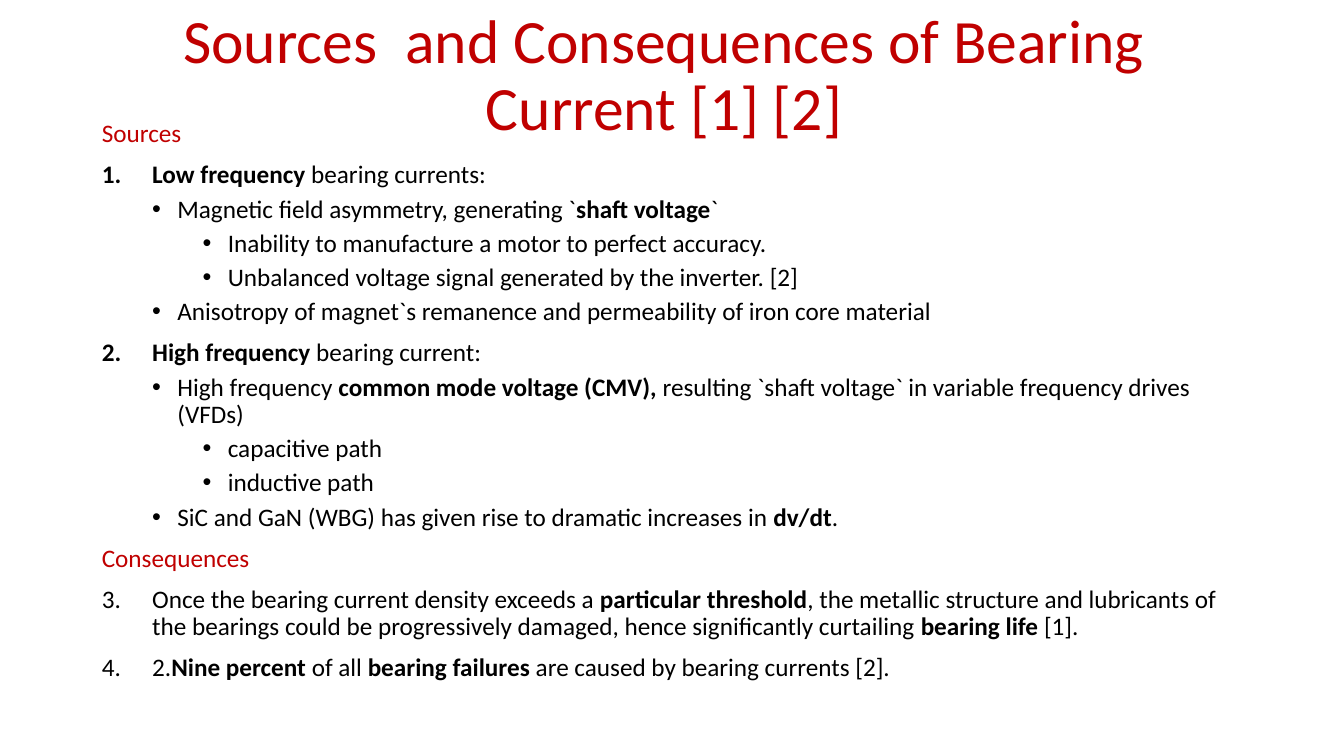
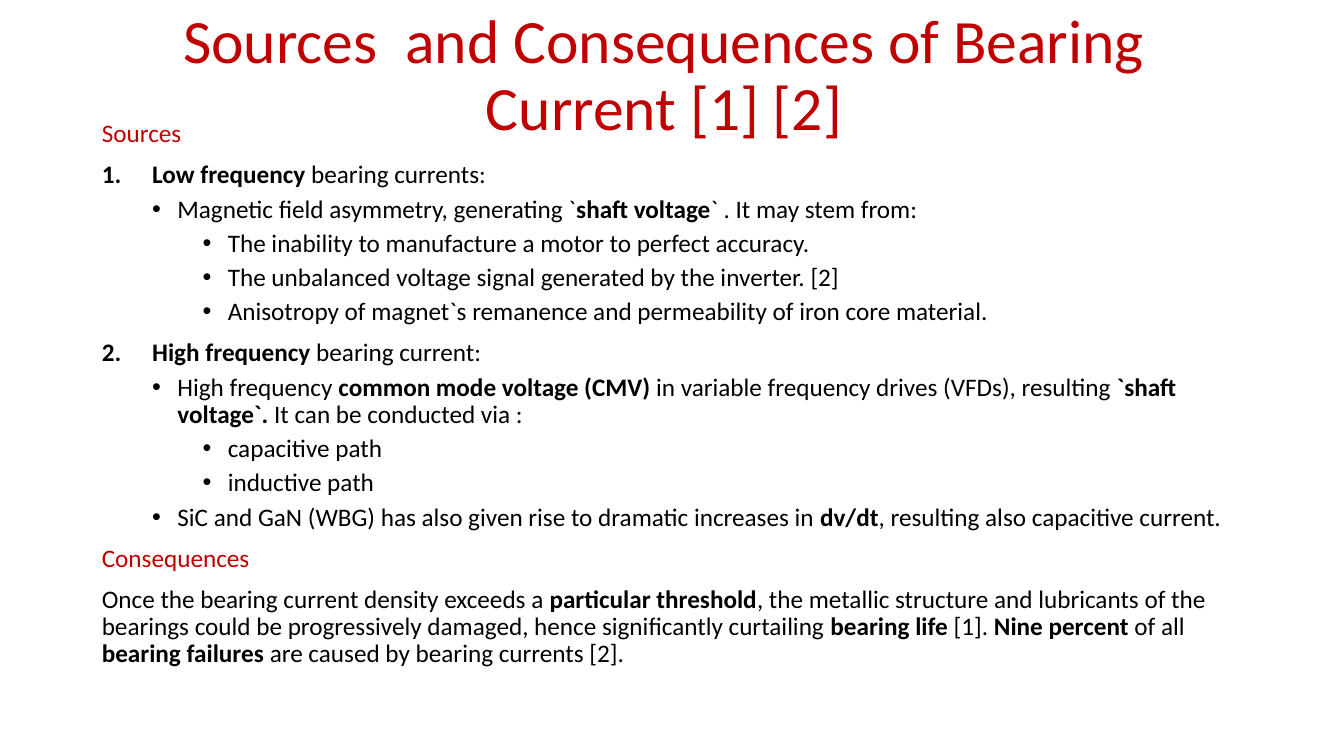
Before and after one commit to EnesAyaz/KTH, a slide deck: slide 2 of Weekly-Reports/BearingCurrentsSourceAndMitigations.pptx. Drawn at 1344x756 pixels with LibreOffice and Linux fonts; fonts in the diff are those of the drawing. Boxes give left, top, right and bottom in pixels: in the first picture for what was removed or moved away, otherwise in the second. Text is boxed around its words. In the diff, an @@ line names an element or a change of style, - is before the commit and + after.

Commit message:
updating the presentations

```diff
--- a/Weekly-Reports/BearingCurrentsSourceAndMitigations.pptx
+++ b/Weekly-Reports/BearingCurrentsSourceAndMitigations.pptx
@@ text at (177, 200, 987, 325): text changed @@
-  • Magnetic field asymmetry, generating `shaft voltage`
-    • Inability to manufacture a motor to perfect accuracy.
-    • Unbalanced voltage signal generated by the inverter. [2]
-  • Anisotropy of magnet`s remanence and permeability of iron core material
+  • Magnetic field asymmetry, generating `shaft voltage` . It may stem from:
+    • The inability to manufacture a motor to perfect accuracy.
+    • The unbalanced voltage signal generated by the inverter. [2]
+    • Anisotropy of magnet`s remanence and permeability of iron core material.
@@ text at (177, 377, 1176, 428): text changed @@
-  • High frequency common mode voltage (CMV), resulting `shaft voltage` in variable frequency drives (VFDs)
+  • High frequency common mode voltage (CMV) in variable frequency drives (VFDs), resulting `shaft voltage`. It can be conducted via :
@@ text at (177, 507, 1220, 531): text changed @@
-  • SiC and GaN (WBG) has given rise to dramatic increases in dv/dt.
+  • SiC and GaN (WBG) has also given rise to dramatic increases in dv/dt, resulting also capacitive current.
@@ text at (102, 590, 1205, 667): text changed @@
-1. Once the bearing current density exceeds a particular threshold, the metallic structure and lubricants of the bearings could be progressively damaged, hence significantly curtailing bearing life [1].
-2. 2.Nine percent of all bearing failures are caused by bearing currents [2].
+Once the bearing current density exceeds a particular threshold, the metallic structure and lubricants of the bearings could be progressively damaged, hence significantly curtailing bearing life [1]. Nine percent of all bearing failures are caused by bearing currents [2].
```
Also in this commit, not shown: 10 other slides changed, 1 other file.
